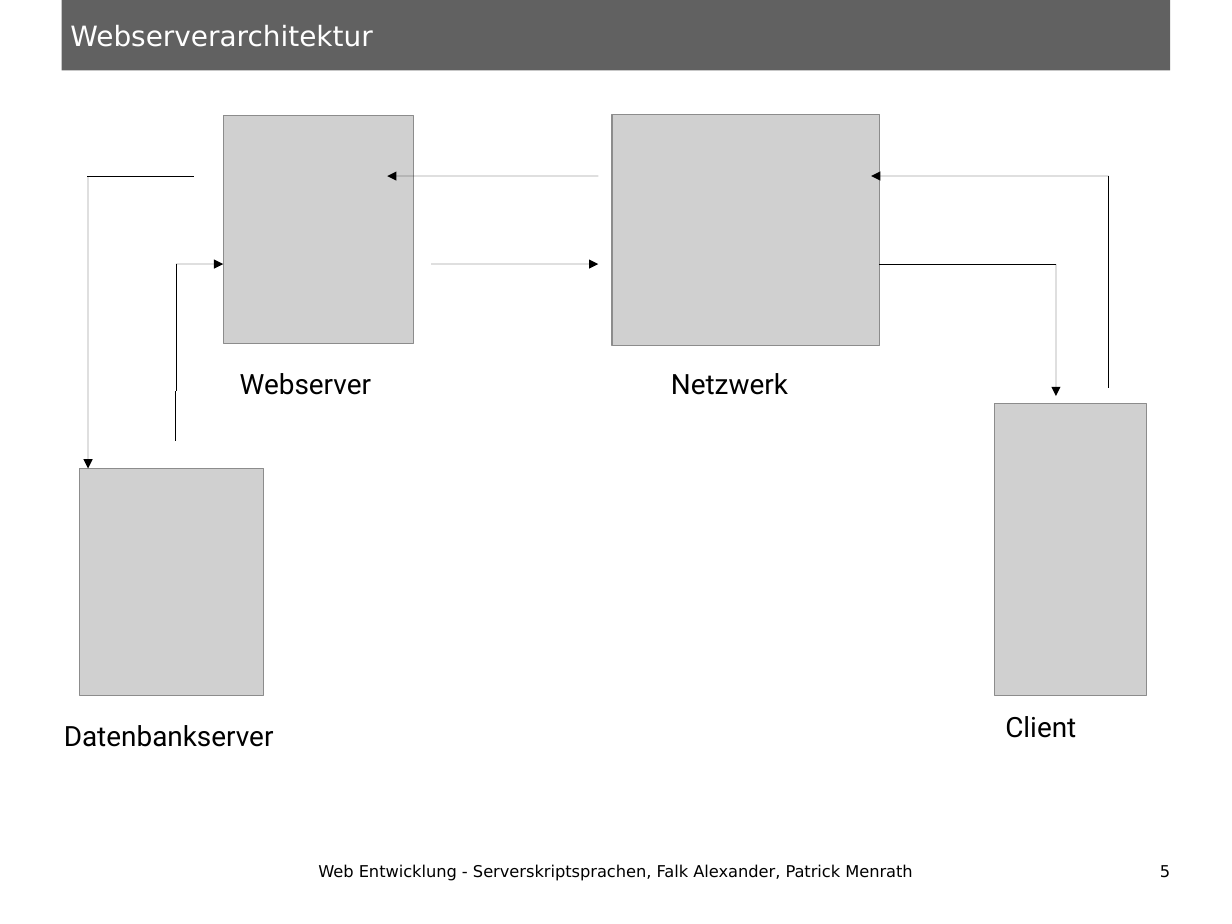
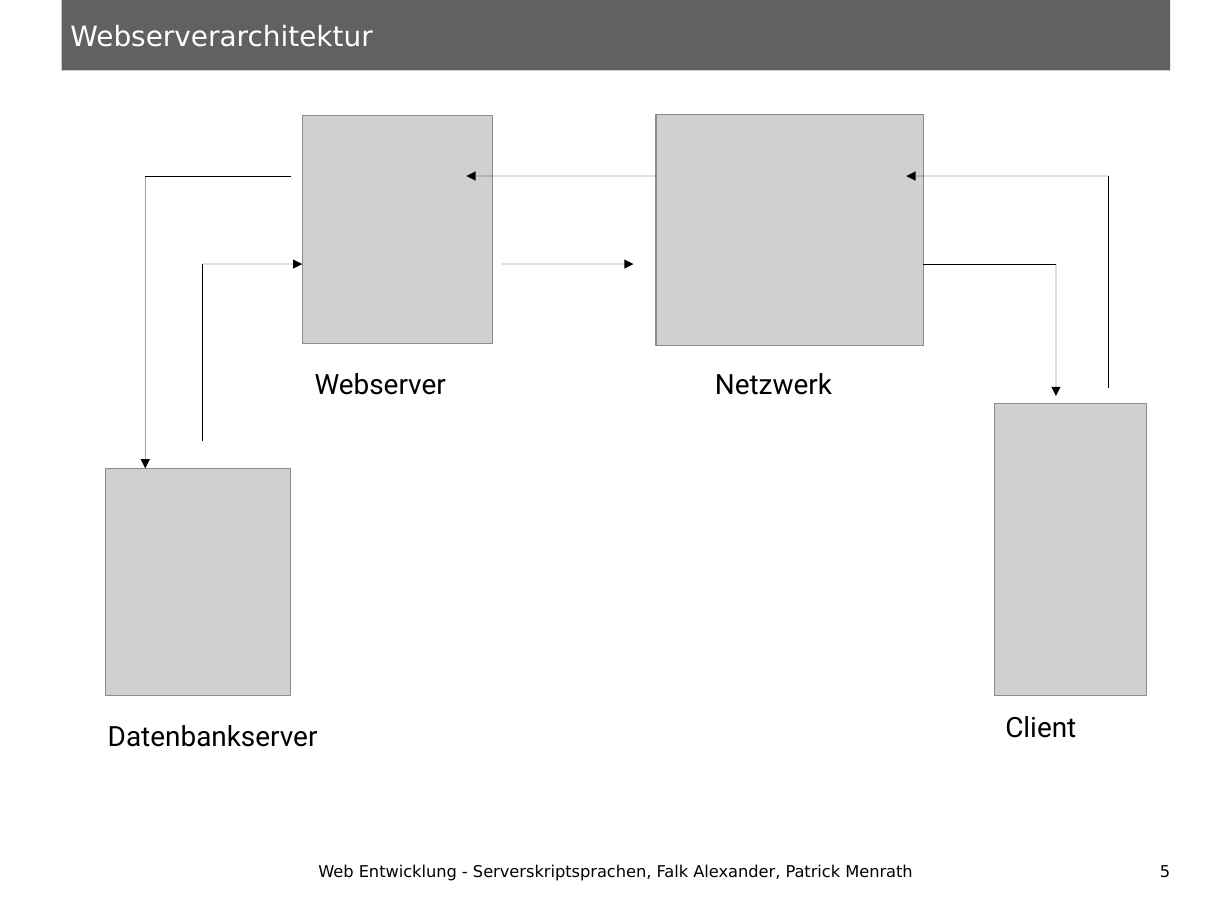
Before and after one commit to ungeziefer9488/HSA-SWS-SoSe13-Serverskriptsprachen, a slide deck: slide 5 of Vortrag.odp. Drawn at 1232x924 pixels with LibreOffice and Linux fonts; fonts in the diff are those of the drawing; grey boxes stand for pictures. Boxes give left, top, right and bottom in pixels: in the first picture for what was removed or moved away, otherwise in the second. Text is boxed around its words. In the diff, an @@ line names an element or a change of style, - is before the commit and + after.

```diff
--- a/Vortrag.odp
+++ b/Vortrag.odp
@@ picture: place and size @@
-picture at box(224, 115, 414, 343)
+picture at box(303, 115, 493, 343)
@@ arrow moved from (88, 176) - (88, 468) to (145, 176) - (145, 468) @@
@@ line moved from (193, 176) - (88, 176) to (291, 176) - (145, 176) @@
@@ arrow moved from (598, 176) - (387, 176) to (656, 176) - (466, 176) @@
@@ arrow moved from (1109, 176) - (872, 176) to (1109, 176) - (907, 176) @@
@@ line moved from (176, 440) - (176, 264) to (202, 440) - (202, 264) @@
@@ arrow moved from (176, 264) - (224, 264) to (202, 264) - (303, 264) @@
@@ arrow moved from (432, 264) - (598, 264) to (502, 264) - (634, 264) @@
@@ line moved from (1056, 264) - (880, 264) to (1056, 264) - (925, 264) @@
@@ text "Webserver": place and size @@
-text "Webserver" at box(240, 373, 371, 395)
+text "Webserver" at box(315, 373, 446, 395)
@@ picture: place and size @@
-picture at box(79, 468, 264, 695)
+picture at box(105, 468, 290, 695)
@@ 2 texts, 1 picture: place and size @@
-2 texts, 1 picture at box(64, 114, 881, 747)
+2 texts, 1 picture at box(108, 114, 925, 747)
```
Also in this commit, not shown: 6 slides added.
